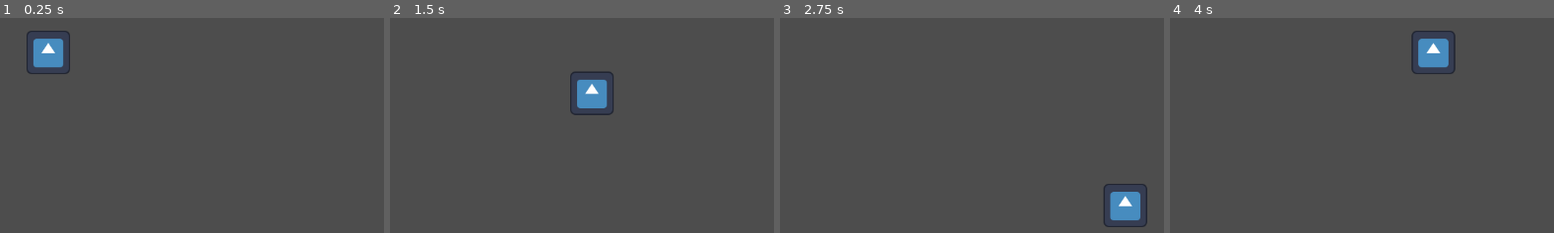
Above: before the commit, frames 1-4 (left to right).
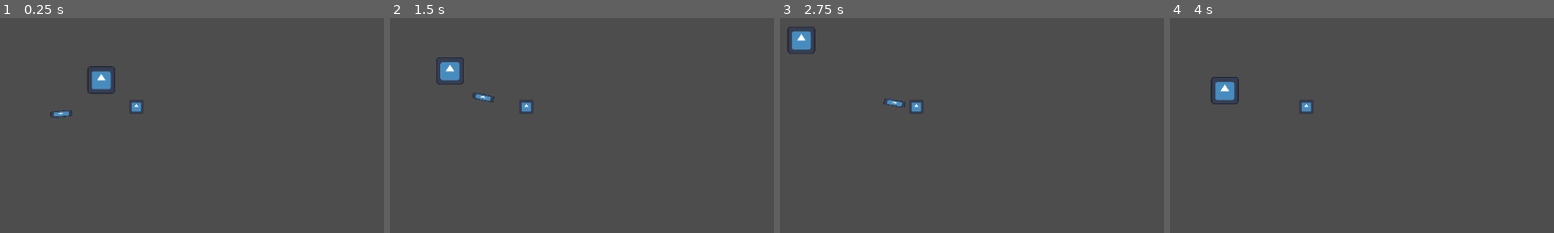
Above: after the commit, the same moments.

Repository: lostlp09/Survival-game
Game: Godot game, scene res://node_2d.tscn
The game is run twice, just before and just after one commit, with the same random seed, the same clock (stepped at 60 frames per second) and the same inputs. The engine's default icon, where the game draws it, is replaced by a stand-in: a white triangle on a blue panel in a dark square.
Inputs:
- Up to frame 1 (0.25 s): no input
- Up to frame 2 (1.5 s): tap Enter at 0.5 s; hold D (right) 0.53-1.28 s; tap Alt at 0.6 s; hold S (backwards) from 1.28 s (still down); tap Shift at 1.35 s
- Up to frame 3 (2.75 s): release S (backwards) at 2.03 s; hold D (right) from 2.03 s (still down); tap Alt at 2.1 s
- Up to frame 4 (4 s): release D (right) at 2.78 s; hold W (forward) 2.78-3.53 s; tap Shift at 2.85 s; hold A (left) from 3.53 s (still down); tap Alt at 3.6 s

The runs differ from the first frame. In frame 1, 2.3% of the frame differs, in the area x 6-38%, y 5-47%; in frame 2, 2.2%; in frame 3, 2.3%; in frame 4, 2.2%.

Commit message:
added Enemy who can follow you

Diff:
--- /dev/null
+++ b/survival/bulletscript.gd
@@ -0,0 +1,20 @@
+extends Sprite2D
+
+@onready var player = $"../Player"
+
+
+
+
+
+# Called every frame. 'delta' is the elapsed time since the previous frame.
+func _process(delta: float) -> void:
+	var direction = (player.position - self.position).normalized()
+	self.position += direction * 5
+	self.look_at(player.position)
+
+
+
+
+func _on_area_2d_body_entered(body: Node2D) -> void:
+	if body == player:
+		self.queue_free()
--- a/survival/character_body_2d.gd
+++ b/survival/character_body_2d.gd
@@ -1,6 +1,11 @@
 extends CharacterBody2D
+var timer = 10
+var cooldown = 1
+func _physics_process(delta: float) -> void:
+	if timer >= cooldown:
+		timer = 0
 
 
-func _physics_process(delta: float) -> void:
 	self.velocity = Vector2(Input.get_axis("left","right"),Input.get_axis("forward","backwards")).normalized() * 300
 	move_and_slide()
+	timer += delta
--- /dev/null
+++ b/survival/enemy_1.gd
@@ -0,0 +1,7 @@
+extends CharacterBody2D
+
+@onready var player =$"../Player"
+func _physics_process(delta: float) -> void:
+	var direction = (player.position - self.position).normalized()
+	self.velocity = direction * 30
+	move_and_slide()
--- a/survival/node_2d.tscn
+++ b/survival/node_2d.tscn
@@ -1,14 +1,65 @@
-[gd_scene load_steps=3 format=3 uid="uid://bu75n8ukwfj17"]
+[gd_scene load_steps=9 format=3 uid="uid://bu75n8ukwfj17"]
 
 [ext_resource type="Script" uid="uid://1sv668pfpmri" path="res://character_body_2d.gd" id="1_0e48y"]
 [ext_resource type="Texture2D" uid="uid://bsh6xovnipca3" path="res://icon.svg" id="2_epypp"]
+[ext_resource type="Script" uid="uid://bcs747gd3l2bs" path="res://enemy_1.gd" id="3_epypp"]
+[ext_resource type="Script" uid="uid://cbb6xs3rgkp6n" path="res://bulletscript.gd" id="4_0hol4"]
+
+[sub_resource type="RectangleShape2D" id="RectangleShape2D_epypp"]
+size = Vector2(63.5, 65.5)
+
+[sub_resource type="RectangleShape2D" id="RectangleShape2D_q6r6c"]
+size = Vector2(310, 288.5)
+
+[sub_resource type="RectangleShape2D" id="RectangleShape2D_0hol4"]
+size = Vector2(129, 129)
+
+[sub_resource type="RectangleShape2D" id="RectangleShape2D_kdubu"]
+size = Vector2(128, 132.267)
 
 [node name="Node2D" type="Node2D"]
 
-[node name="CharacterBody2D" type="CharacterBody2D" parent="."]
+[node name="Player" type="CharacterBody2D" parent="."]
 script = ExtResource("1_0e48y")
 
-[node name="Icon" type="Sprite2D" parent="CharacterBody2D"]
-position = Vector2(447, 244)
+[node name="Icon" type="Sprite2D" parent="Player"]
 scale = Vector2(0.5, 0.5)
 texture = ExtResource("2_epypp")
+
+[node name="Camera2D" type="Camera2D" parent="Player"]
+zoom = Vector2(0.315, 0.315)
+
+[node name="CollisionShape2D" type="CollisionShape2D" parent="Player"]
+position = Vector2(0, -0.75)
+shape = SubResource("RectangleShape2D_epypp")
+
+[node name="Area2D" type="Area2D" parent="Player"]
+
+[node name="CollisionShape2D" type="CollisionShape2D" parent="Player/Area2D"]
+shape = SubResource("RectangleShape2D_q6r6c")
+
+[node name="Enemy1" type="CharacterBody2D" parent="."]
+position = Vector2(-169, -130)
+script = ExtResource("3_epypp")
+
+[node name="Icon" type="Sprite2D" parent="Enemy1"]
+texture = ExtResource("2_epypp")
+
+[node name="CollisionShape2D" type="CollisionShape2D" parent="Enemy1"]
+position = Vector2(0.5, -0.5)
+shape = SubResource("RectangleShape2D_0hol4")
+
+[node name="bullet" type="Sprite2D" parent="."]
+position = Vector2(-424, 40)
+scale = Vector2(0.78125, 0.234375)
+texture = ExtResource("2_epypp")
+script = ExtResource("4_0hol4")
+
+[node name="Area2D" type="Area2D" parent="bullet"]
+
+[node name="CollisionShape2D" type="CollisionShape2D" parent="bullet/Area2D"]
+position = Vector2(0, 2.13335)
+scale = Vector2(1, 1)
+shape = SubResource("RectangleShape2D_kdubu")
+
+[connection signal="body_entered" from="bullet/Area2D" to="bullet" method="_on_area_2d_body_entered"]
Not shown, added: survival/bulletscript.gd.uid
Not shown, added: survival/enemy_1.gd.uid
